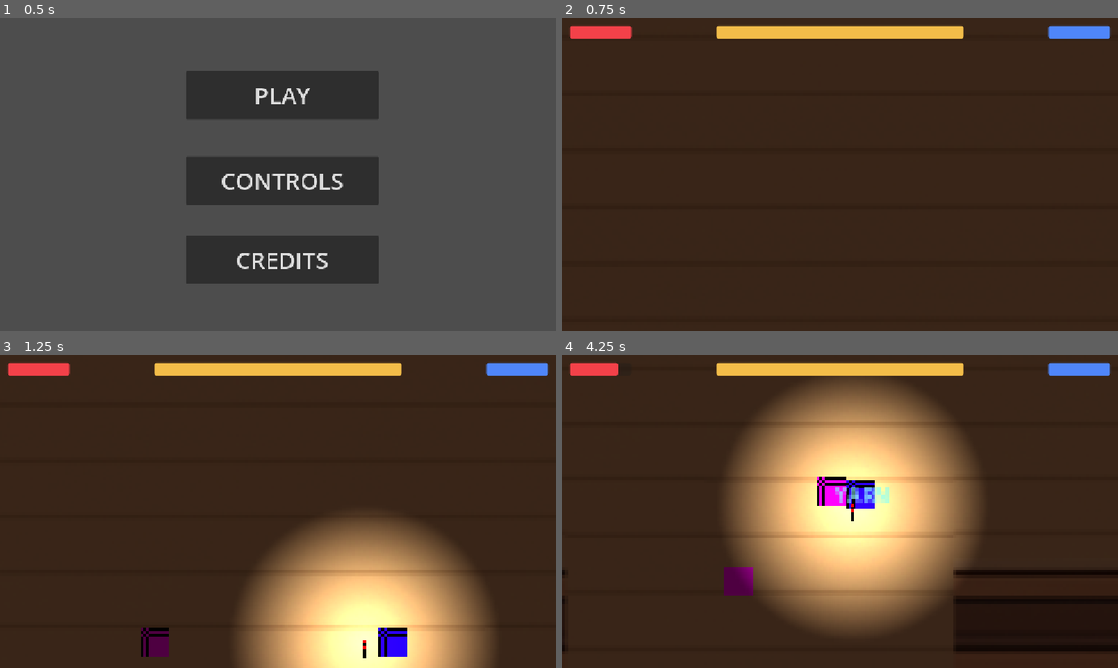
Above: before the commit, frames 1-4 (two rows, left to right).
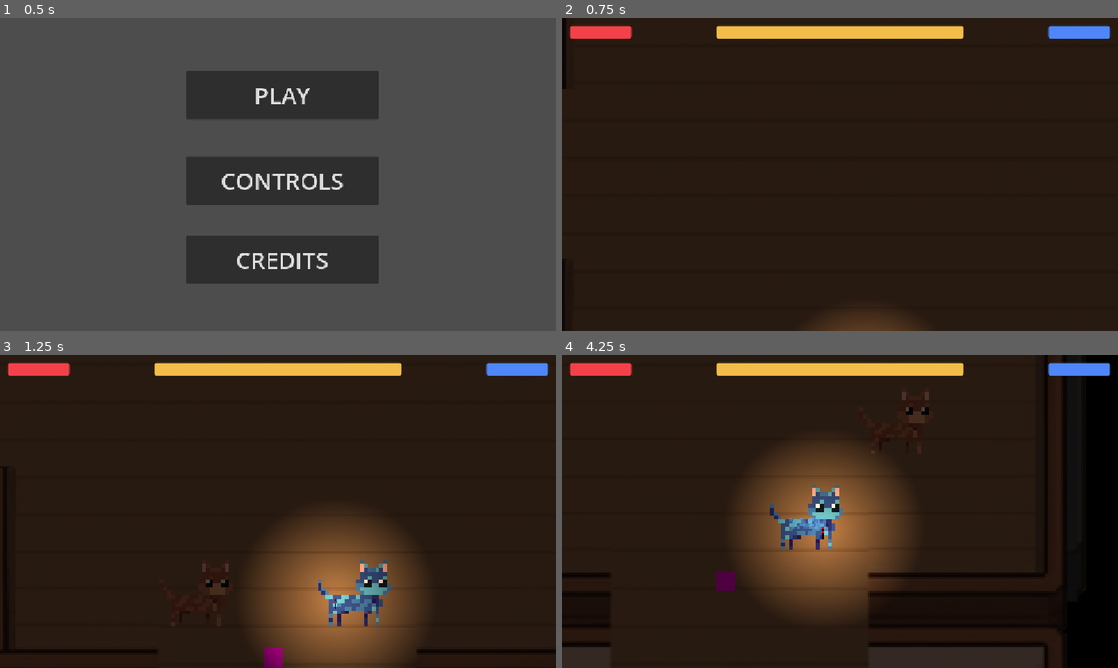
Above: after the commit, the same moments.

Repository: anqilique/GDGJam2-2025
Game: Godot game, scene res://Scenes/start_menu.tscn
The game is run twice, just before and just after one commit, with the same random seed, the same clock (stepped at 60 frames per second) and the same inputs. The engine's default icon, where the game draws it, is replaced by a stand-in: a white triangle on a blue panel in a dark square.
Inputs (mouse positions are in pixels of both pictures, inside the frame that each line leads up to):
- Up to frame 1 (0.5 s): no input
- Up to frame 2 (0.75 s): click "PLAY" at 0.5 s
- Up to frame 3 (1.25 s): no input
- Up to frame 4 (4.25 s): move the mouse to (962, 495) at 1.27 s; hold D (fire_cat_move_right) 1.28-2.03 s; click (962, 495) at 1.35 s; move the mouse to (728, 527) at 2.02 s; hold S (fire_cat_move_down) 2.03-2.78 s; tap Space (yarn_cat_pass_torch) at 2.1, 3.6 s; move the mouse to (895, 442) at 2.77 s; hold D (fire_cat_move_right) 2.78-3.53 s; click (895, 442) at 2.85 s; move the mouse to (812, 574) at 3.52 s; hold W (fire_cat_move_up) from 3.53 s (still down)

Frame 1 is identical in both runs. In frame 2, 0.8% of the frame differs, in the area x 0-61%, y 0-100%; in frame 3, 21%; in frame 4, 45%, in the area x 0-100%, y 0-100%.

Commit message:
Setup Placeholder Cat Sprites

Diff:
--- a/Scenes/Torch.tscn
+++ b/Scenes/Torch.tscn
@@ -10,13 +10,14 @@
 size = Vector2(1, 6)
 
 [sub_resource type="Gradient" id="Gradient_36sry"]
-colors = PackedColorArray(1, 1, 1, 1, 0, 0, 0, 1)
+offsets = PackedFloat32Array(0, 0.88, 1)
+colors = PackedColorArray(1, 1, 1, 1, 0, 0, 0, 1, 0, 0, 0, 1)
 
 [sub_resource type="GradientTexture2D" id="GradientTexture2D_pqci0"]
 gradient = SubResource("Gradient_36sry")
 fill = 1
 fill_from = Vector2(0.502616, 0.506271)
-fill_to = Vector2(0.13084112, 0.817757)
+fill_to = Vector2(0.21028037, 0.74766356)
 
 [sub_resource type="CapsuleShape2D" id="CapsuleShape2D_wced7"]
 radius = 1.0
@@ -39,8 +40,9 @@
 
 [node name="PointLight2D" type="PointLight2D" parent="."]
 z_index = 2
-position = Vector2(0, -3)
-scale = Vector2(3.073235, 3.073235)
+position = Vector2(1.9073486e-06, -3.000001)
+scale = Vector2(4.976562, 4.976562)
+color = Color(1, 0.83137256, 0.65882355, 0.62352943)
 energy = 2.0
 texture = SubResource("GradientTexture2D_pqci0")
 texture_scale = 0.5
--- a/Scenes/camera_2d.tscn
+++ b/Scenes/camera_2d.tscn
@@ -6,7 +6,6 @@
 [ext_resource type="Script" uid="uid://dxkwm0vmbd0rt" path="res://Scripts/Arrows/DirectionArrowFire.gd" id="4_n4vac"]
 
 [node name="Camera2D" type="Camera2D"]
-zoom = Vector2(9, 9)
 script = ExtResource("1_7gs4n")
 
 [node name="YarnDirectionArrow" type="Sprite2D" parent="." node_paths=PackedStringArray("arrow", "arrow_sprite")]
--- a/Scenes/fire_cat.tscn
+++ b/Scenes/fire_cat.tscn
@@ -1,6 +1,7 @@
-[gd_scene load_steps=13 format=3 uid="uid://r7jxd36vluqq"]
+[gd_scene load_steps=16 format=3 uid="uid://r7jxd36vluqq"]
 
 [ext_resource type="Script" uid="uid://c8mrrp0yjara" path="res://Scripts/FireCat/FireCat.gd" id="1_l7j73"]
+[ext_resource type="Texture2D" uid="uid://cr0ppyxnjvg6j" path="res://Assets/Art/fcat.png" id="2_jqa16"]
 [ext_resource type="Script" uid="uid://cjson8dx74ue8" path="res://Scripts/Components/StateMachine.gd" id="2_npn7s"]
 [ext_resource type="PackedScene" uid="uid://r01f1wrgnauk" path="res://Scenes/Components/HealthComponent.tscn" id="2_vee4i"]
 [ext_resource type="Script" uid="uid://4n0vsokd7a1h" path="res://Scripts/FireCat/States/FCatMove.gd" id="3_5n1l1"]
@@ -10,26 +11,50 @@
 [ext_resource type="Script" uid="uid://b77q21jp2dn0r" path="res://Scripts/FireCat/States/FCatHit.gd" id="6_05lf0"]
 [ext_resource type="Script" path="res://Scripts/ChangeFireCatGlobal.gd" id="9_esvvl"]
 
-[sub_resource type="PlaceholderTexture2D" id="PlaceholderTexture2D_8gbba"]
-size = Vector2(10, 10)
+[sub_resource type="AtlasTexture" id="AtlasTexture_jqa16"]
+atlas = ExtResource("2_jqa16")
+region = Rect2(0, 0, 46, 56)
 
-[sub_resource type="CircleShape2D" id="CircleShape2D_npn7s"]
-radius = 5.09902
+[sub_resource type="AtlasTexture" id="AtlasTexture_jyi46"]
+atlas = ExtResource("2_jqa16")
+region = Rect2(46, 0, 46, 56)
 
-[sub_resource type="CapsuleShape2D" id="CapsuleShape2D_vee4i"]
-radius = 5.0
-height = 10.0
+[sub_resource type="SpriteFrames" id="SpriteFrames_tky5c"]
+animations = [{
+"frames": [{
+"duration": 3.0,
+"texture": SubResource("AtlasTexture_jqa16")
+}, {
+"duration": 3.0,
+"texture": SubResource("AtlasTexture_jyi46")
+}],
+"loop": true,
+"name": &"default",
+"speed": 5.0
+}]
+
+[sub_resource type="CapsuleShape2D" id="CapsuleShape2D_jqa16"]
+radius = 4.0
+height = 28.0
+
+[sub_resource type="CapsuleShape2D" id="CapsuleShape2D_jyi46"]
+radius = 9.0
+height = 28.0
 
 [node name="FireCat" type="CharacterBody2D" node_paths=PackedStringArray("health_component") groups=["FireCat"]]
 process_mode = 3
 script = ExtResource("1_l7j73")
 health_component = NodePath("HealthComponent")
 
-[node name="Sprite2D" type="Sprite2D" parent="."]
-texture = SubResource("PlaceholderTexture2D_8gbba")
+[node name="AnimatedSprite2D" type="AnimatedSprite2D" parent="."]
+sprite_frames = SubResource("SpriteFrames_tky5c")
+frame = 1
+frame_progress = 0.8696454
 
 [node name="BodyCollisionShape2D" type="CollisionShape2D" parent="."]
-shape = SubResource("CircleShape2D_npn7s")
+position = Vector2(1, 2)
+rotation = -1.5707964
+shape = SubResource("CapsuleShape2D_jqa16")
 
 [node name="HealthComponent" parent="." instance=ExtResource("2_vee4i")]
 max_health = 10
@@ -37,7 +62,9 @@
 [node name="HurtboxComponent" parent="." instance=ExtResource("3_esvvl")]
 
 [node name="CollisionShape2D2" type="CollisionShape2D" parent="HurtboxComponent"]
-shape = SubResource("CapsuleShape2D_vee4i")
+position = Vector2(1, 2)
+rotation = -1.5707964
+shape = SubResource("CapsuleShape2D_jyi46")
 
 [node name="StateMachine" type="Node" parent="." node_paths=PackedStringArray("initial_state")]
 script = ExtResource("2_npn7s")
@@ -49,8 +76,7 @@
 
 [node name="FCatMove" type="Node" parent="StateMachine"]
 script = ExtResource("3_5n1l1")
-movement_speed = 10.0
-speed_multiplier = 50.0
+speed_multiplier = 100.0
 metadata/_custom_type_script = "uid://4n0vsokd7a1h"
 
 [node name="FCatDeath" type="Node" parent="StateMachine"]
--- a/Scenes/main.tscn
+++ b/Scenes/main.tscn
@@ -42,6 +42,6 @@
 [node name="Camera2D" parent="." instance=ExtResource("5_kry3j")]
 z_index = 2
 position = Vector2(164, -162)
-zoom = Vector2(6, 6)
+zoom = Vector2(4, 4)
 
 [connection signal="timeout" from="ShadowSpawnTimer" to="." method="_on_shadow_spawn_timer_timeout"]
--- a/Scenes/map.tscn
+++ b/Scenes/map.tscn
@@ -25,6 +25,7 @@
 position = Vector2(8.674133, 17.5)
 
 [node name="House" type="Sprite2D" parent="."]
+modulate = Color(0.69965345, 0.69965345, 0.69965345, 1)
 z_index = -1
 texture = ExtResource("2_26yhd")
 
--- a/Scenes/yarn_cat.tscn
+++ b/Scenes/yarn_cat.tscn
@@ -6,27 +6,49 @@
 [ext_resource type="PackedScene" uid="uid://xbpb81mvi081" path="res://Scenes/yarn_piece.tscn" id="2_p0tp3"]
 [ext_resource type="Script" uid="uid://bk5cveh720lnc" path="res://Scripts/YarnCat/States/YCatIdle.gd" id="3_308qq"]
 [ext_resource type="Script" uid="uid://cwe0d5fdy0dxd" path="res://Scripts/YarnCat/States/YCatMove.gd" id="3_gm3cx"]
+[ext_resource type="Texture2D" uid="uid://o01u6vh45tfx" path="res://Assets/Art/ycat.png" id="3_lj1v2"]
 [ext_resource type="PackedScene" uid="uid://4j24cfujirgk" path="res://Scenes/Components/HurtboxComponent.tscn" id="3_p0tp3"]
 [ext_resource type="Script" uid="uid://d2wxvba0tns6f" path="res://Scripts/YarnCat/States/YCatDeath.gd" id="5_63v1j"]
 [ext_resource type="Script" uid="uid://cr0mp0gn4lrw" path="res://Scripts/YarnCat/States/YCatHit.gd" id="6_jrn06"]
 [ext_resource type="Texture2D" uid="uid://elledndoyhr2" path="res://Assets/Art/circle.png" id="11_ebo8h"]
 [ext_resource type="Script" path="res://Scripts/ChangeYarnCatGlobal.gd" id="11_lj1v2"]
 
-[sub_resource type="PlaceholderTexture2D" id="PlaceholderTexture2D_8gbba"]
-size = Vector2(10, 10)
+[sub_resource type="AtlasTexture" id="AtlasTexture_irndq"]
+atlas = ExtResource("3_lj1v2")
+region = Rect2(0, 0, 46, 56)
 
-[sub_resource type="CircleShape2D" id="CircleShape2D_npn7s"]
-radius = 5.0
+[sub_resource type="AtlasTexture" id="AtlasTexture_p8exc"]
+atlas = ExtResource("3_lj1v2")
+region = Rect2(46, 0, 46, 56)
 
-[sub_resource type="CapsuleShape2D" id="CapsuleShape2D_i562e"]
-radius = 5.0
-height = 10.0
+[sub_resource type="SpriteFrames" id="SpriteFrames_efeje"]
+animations = [{
+"frames": [{
+"duration": 3.0,
+"texture": SubResource("AtlasTexture_irndq")
+}, {
+"duration": 3.0,
+"texture": SubResource("AtlasTexture_p8exc")
+}],
+"loop": true,
+"name": &"default",
+"speed": 5.0
+}]
+
+[sub_resource type="CapsuleShape2D" id="CapsuleShape2D_lj1v2"]
+radius = 4.0
+height = 28.0
+
+[sub_resource type="CapsuleShape2D" id="CapsuleShape2D_irndq"]
+radius = 9.0
+height = 28.0
 
 [sub_resource type="CircleShape2D" id="CircleShape2D_i562e"]
-radius = 23.0
+radius = 68.0
 
-[sub_resource type="CircleShape2D" id="CircleShape2D_ebo8h"]
-radius = 6.0
+[sub_resource type="CapsuleShape2D" id="CapsuleShape2D_p8exc"]
+radius = 9.0
+height = 28.0
 
 [node name="YarnCat" type="CharacterBody2D" node_paths=PackedStringArray("pass_area", "pass_area_sprite") groups=["YarnCat"]]
 process_mode = 3
@@ -35,12 +57,14 @@
 pass_area = NodePath("PassArea2D")
 pass_area_sprite = NodePath("PassArea2D/Sprite2D")
 
-[node name="Sprite2D" type="Sprite2D" parent="."]
-modulate = Color(0.0924, 0.60326, 0.84, 1)
-texture = SubResource("PlaceholderTexture2D_8gbba")
+[node name="AnimatedSprite2D" type="AnimatedSprite2D" parent="."]
+sprite_frames = SubResource("SpriteFrames_efeje")
+frame = 1
+frame_progress = 0.8095545
 
 [node name="BodyCollisionShape2D" type="CollisionShape2D" parent="."]
-shape = SubResource("CircleShape2D_npn7s")
+rotation = -1.5707964
+shape = SubResource("CapsuleShape2D_lj1v2")
 
 [node name="HealthComponent" parent="." instance=ExtResource("2_i562e")]
 max_health = 10
@@ -48,7 +72,8 @@
 [node name="HurtboxComponent" parent="." instance=ExtResource("3_p0tp3")]
 
 [node name="CollisionShape2D2" type="CollisionShape2D" parent="HurtboxComponent"]
-shape = SubResource("CapsuleShape2D_i562e")
+rotation = -1.5707964
+shape = SubResource("CapsuleShape2D_irndq")
 
 [node name="StateMachine" type="Node" parent="." node_paths=PackedStringArray("initial_state")]
 script = ExtResource("2_hfd8b")
@@ -60,8 +85,7 @@
 
 [node name="YCatMove" type="Node" parent="StateMachine"]
 script = ExtResource("3_gm3cx")
-movement_speed = 10.0
-speed_multiplier = 50.0
+speed_multiplier = 100.0
 metadata/_custom_type_script = "uid://cwe0d5fdy0dxd"
 
 [node name="YCatDeath" type="Node" parent="StateMachine"]
@@ -91,6 +115,7 @@
 shape = SubResource("CircleShape2D_i562e")
 
 [node name="Sprite2D" type="Sprite2D" parent="PassArea2D"]
+visible = false
 z_index = -1
 scale = Vector2(0.044674, 0.044674)
 texture = ExtResource("11_ebo8h")
@@ -99,7 +124,8 @@
 collision_layer = 0
 
 [node name="CollisionShape2D" type="CollisionShape2D" parent="BurnArea2D"]
-shape = SubResource("CircleShape2D_ebo8h")
+rotation = -1.5707964
+shape = SubResource("CapsuleShape2D_p8exc")
 
 [node name="VisibleOnScreenNotifier2D" type="VisibleOnScreenNotifier2D" parent="."]
 rect = Rect2(-5, -5, 10, 10)
--- a/Scripts/FireCat/FireCat.gd
+++ b/Scripts/FireCat/FireCat.gd
@@ -7,6 +7,12 @@
 var can_revive = true
 
 func _physics_process(delta):
+	if Globals.torch_holder != "FireCat":
+		$AnimatedSprite2D.play("default")
+	else:
+		$AnimatedSprite2D.stop()
+		$AnimatedSprite2D.frame = 0
+
 	timer += delta
 	if timer >= tick_rate:
 		timer = 0
--- a/Scripts/FireCat/States/FCatMove.gd
+++ b/Scripts/FireCat/States/FCatMove.gd
@@ -1,13 +1,14 @@
 extends State
 class_name FCatMove
 
-@export var movement_speed: float
 @export var speed_multiplier: float
 
 var cat
+var animated_sprite
 
 func enter():
 	cat = get_tree().get_first_node_in_group("FireCat")
+	animated_sprite = cat.get_node("AnimatedSprite2D")
 
 func exit():
 	pass
@@ -24,8 +25,10 @@
 		cat.velocity.y += 1
 	if (Input.is_action_pressed("fire_cat_move_left")):
 		cat.velocity.x -= 1
+		animated_sprite.scale.x = -1
 	if (Input.is_action_pressed("fire_cat_move_right")):
 		cat.velocity.x += 1
+		animated_sprite.scale.x = 1
 
 	if cat.velocity.length() > 0:
 		cat.velocity = cat.velocity.normalized() * speed_multiplier
--- a/Scripts/YarnCat/States/YCatMove.gd
+++ b/Scripts/YarnCat/States/YCatMove.gd
@@ -1,13 +1,15 @@
 extends State
 class_name YCatMove
 
-@export var movement_speed: float
 @export var speed_multiplier: float
 
 var cat
+var animated_sprite
 
 func enter():
 	cat = get_tree().get_first_node_in_group("YarnCat")
+	animated_sprite = cat.get_node("AnimatedSprite2D")
+
 
 func exit():
 	pass
@@ -24,8 +26,10 @@
 		cat.velocity.y += 1
 	if (Input.is_action_pressed("yarn_cat_move_left")):
 		cat.velocity.x -= 1
+		animated_sprite.scale.x = -1
 	if (Input.is_action_pressed("yarn_cat_move_right")):
 		cat.velocity.x += 1
+		animated_sprite.scale.x = 1
 
 	if cat.velocity.length() > 0:
 		cat.velocity = cat.velocity.normalized() * speed_multiplier
--- a/Scripts/YarnCat/YarnCat.gd
+++ b/Scripts/YarnCat/YarnCat.gd
@@ -19,6 +19,12 @@
 
 
 func _physics_process(_delta):
+	if Globals.torch_holder != "YarnCat":
+		$AnimatedSprite2D.play("default")
+	else:
+		$AnimatedSprite2D.stop()
+		$AnimatedSprite2D.frame = 0
+
 	if get_node("StateMachine").current_state.name != "YCatDeath":
 		if Input.is_action_just_pressed("yarn_cat_drop_yarn") and can_drop:
 			var new_yarn = yarn_piece.instantiate()
Binary file added: Assets/Art/fcat.png
Not shown, added: Assets/Art/fcat.png.import
Binary file added: Assets/Art/ycat.png
Not shown, added: Assets/Art/ycat.png.import
Not shown: 1 places in Scenes/yarn_cat.tscn that only renumber resources
